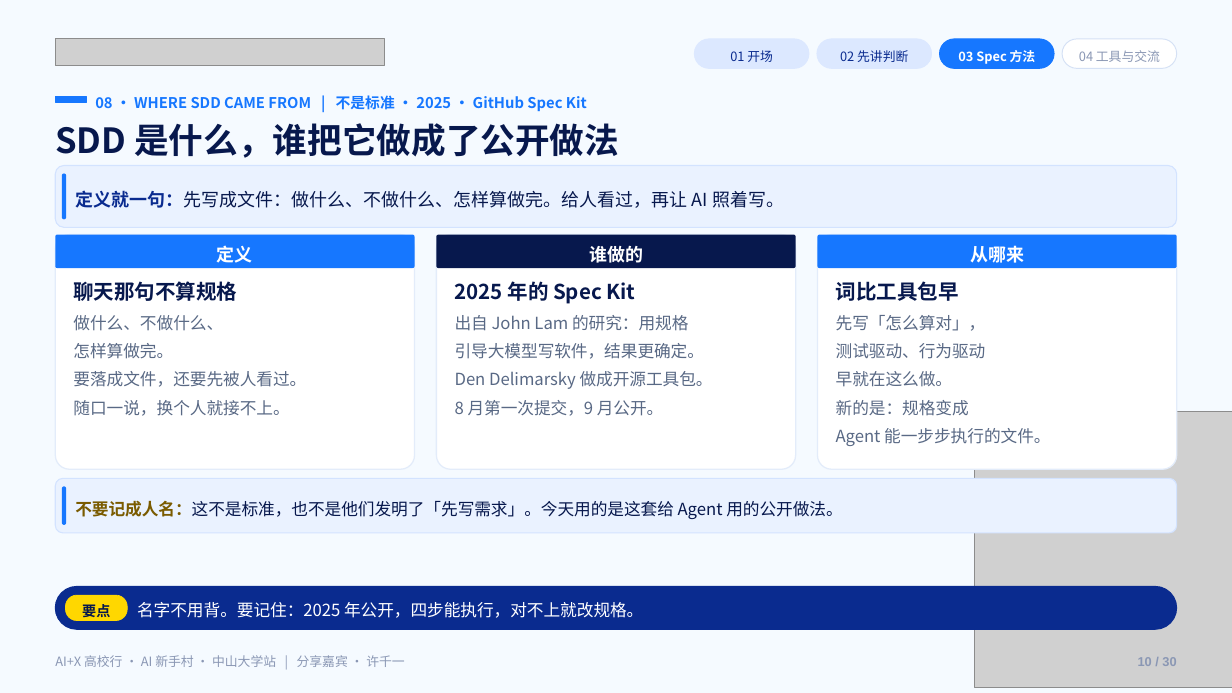
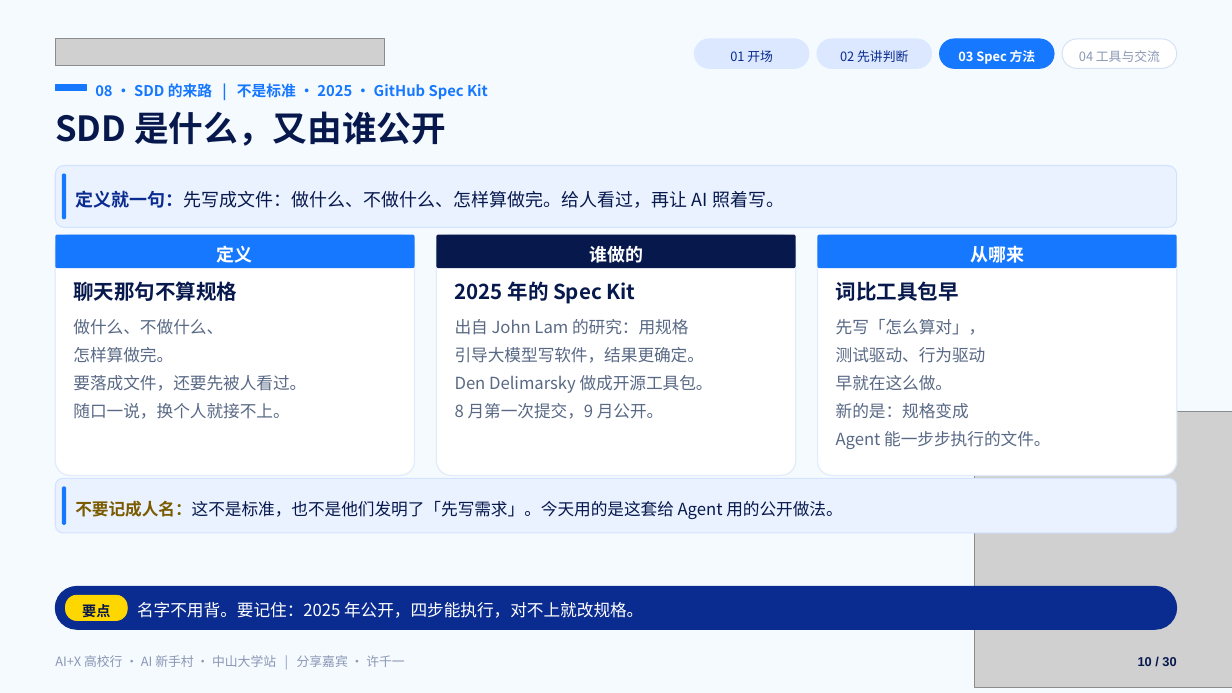
Before and after one commit to Frocir/aix-talk, a slide deck: slide 10 of aix-talk-26pages.pptx. Drawn at 1232x693 pixels with LibreOffice and Linux fonts; fonts in the diff are those of the drawing; grey boxes stand for pictures. Boxes give left, top, right and bottom in pixels: in the first picture for what was removed or moved away, otherwise in the second. Text is boxed around its words. In the diff, an @@ line names an element or a change of style, - is before the commit and + after.

```diff
--- a/aix-talk-26pages.pptx
+++ b/aix-talk-26pages.pptx
@@ rectangle: place and size @@
-rectangle at [55, 97, 87, 103]
+rectangle at [55, 85, 87, 91]
@@ text at [95, 83, 488, 99]: text changed @@
-08 · WHERE SDD CAME FROM | 不是标准 · 2025 · GitHub Spec Kit
+08 · SDD 的来路 | 不是标准 · 2025 · GitHub Spec Kit
@@ text at [55, 111, 446, 146]: text changed @@
-SDD 是什么，谁把它做成了公开做法
+SDD 是什么，又由谁公开
@@ rounded rectangle: place and size @@
-rounded rectangle at [55, 235, 415, 470]
+rounded rectangle at [55, 235, 415, 476]
@@ rounded rectangle: place and size @@
-rounded rectangle at [436, 235, 796, 470]
+rounded rectangle at [436, 235, 796, 476]
@@ rounded rectangle: place and size @@
-rounded rectangle at [818, 235, 1177, 470]
+rounded rectangle at [818, 235, 1177, 476]
@@ 3 texts: place and size @@
-3 texts at [73, 315, 1050, 446]
+3 texts at [73, 319, 1050, 449]
@@ text "10 / 30" at [1138, 657, 1176, 666]: text colour #8A97B4 to #07184D @@
```
Also in this commit, not shown: 28 other slides changed, 31 other files.
